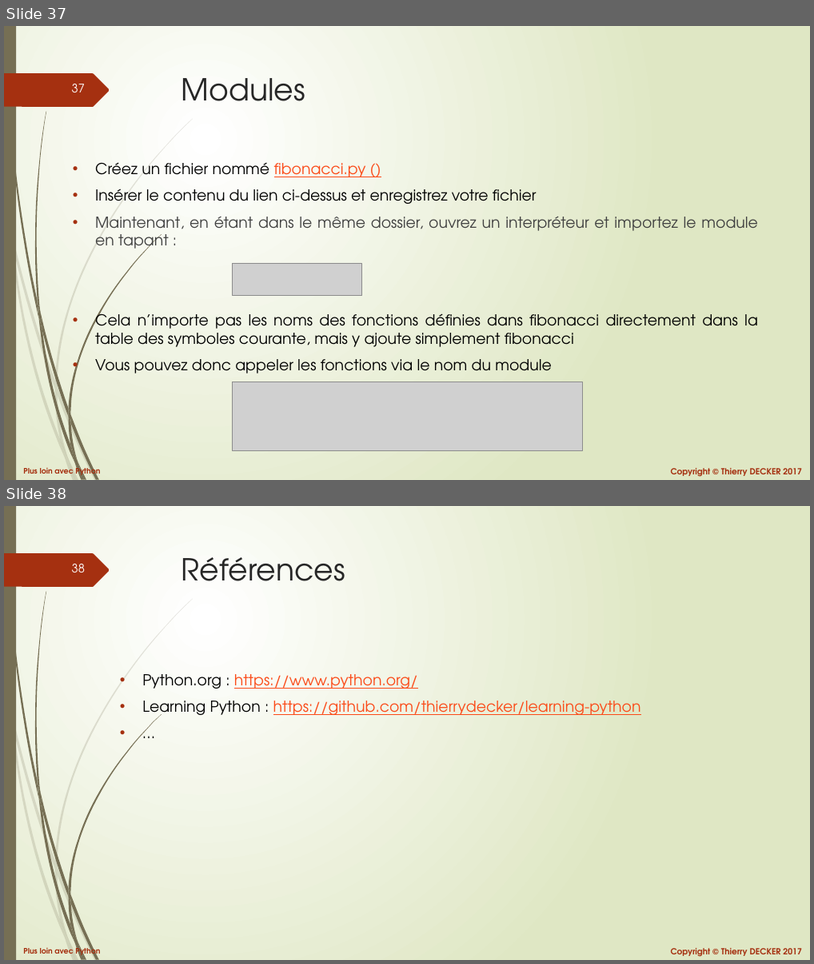
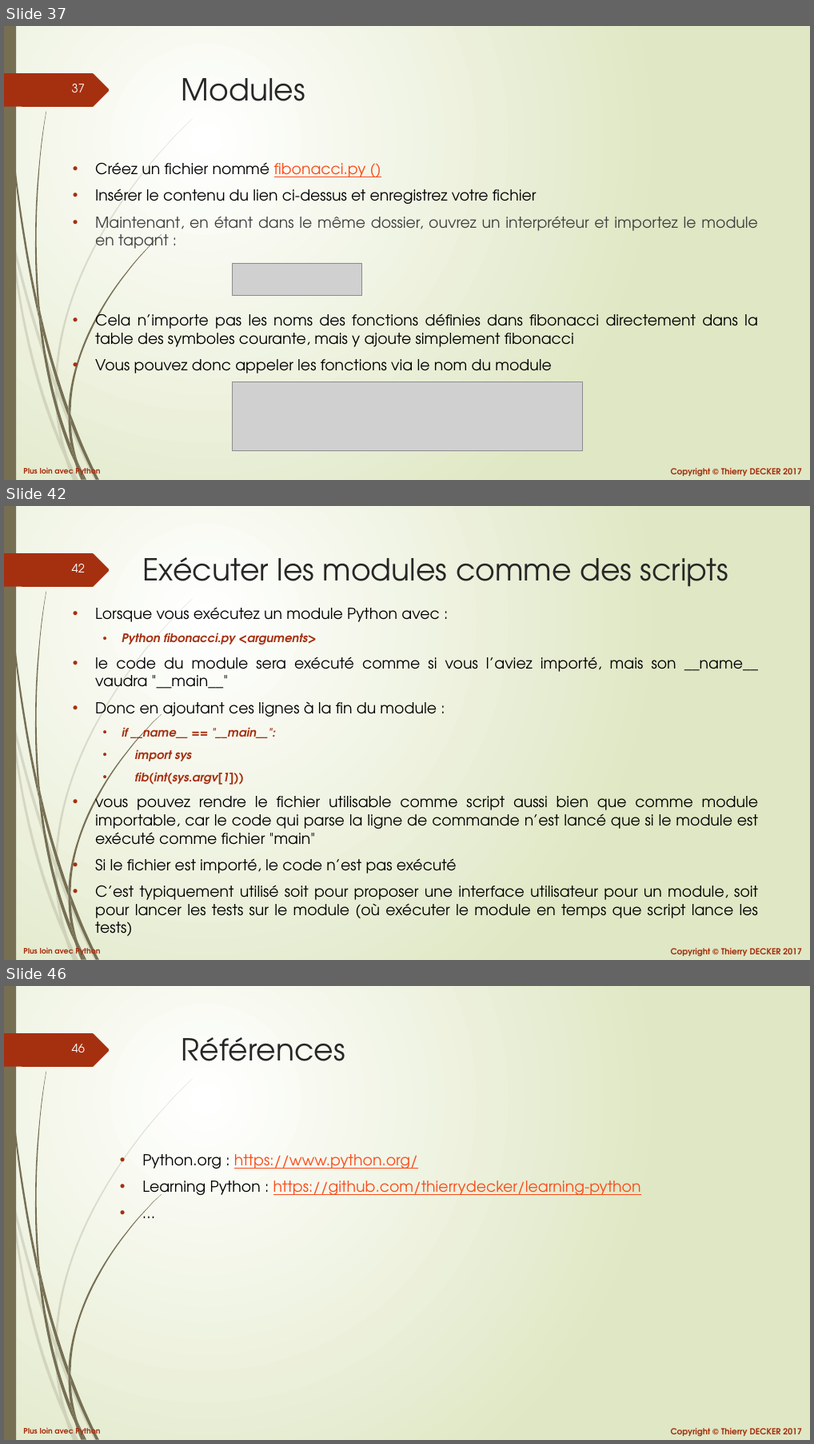
Before and after one commit to VikmanTheRacoon/learning-python, a slide deck: documentations/python-102.pptx. Shown one above the other, each under a label of ours: slides 37 and 38 before the commit, slides 37, 42 and 46 after it; the slides between them are not shown. The pictures are 814x964 and 814x1444 pixels, drawn with LibreOffice and Linux fonts; fonts in the diff are those of the drawing; grey boxes stand for pictures. Boxes give left, top, right and bottom in pixels: in the first picture for what was removed or moved away, otherwise in the second. Text is boxed around its words. In the diff, an @@ line names an element or a change of style, - is before the commit and + after.

```diff
--- a/documentations/python-102.pptx
+++ b/documentations/python-102.pptx
@@ slide 42 added at <box>4,506,810,960</box>, background gradient #FFFFFF to #DFE8C4; not listed: 27 template elements that a slide beside it also shows @@
@@ title added at <box>143,557,729,587</box>, 36 pt, text #262626 @@
+Exécuter les modules comme des scripts
@@ text added at <box>95,607,759,936</box>, 18 pt, text #000000 @@
+• Lorsque vous exécutez un module Python avec :
+  • Python fibonacci.py <arguments>
+• le code du module sera exécuté comme si vous l’aviez importé, mais son __name__ vaudra "__main__"
+• Donc en ajoutant ces lignes à la fin du module :
+  • if __name__ == "__main__":
+  • import sys
+  • fib(int(sys.argv[1]))
+• vous pouvez rendre le fichier utilisable comme script aussi bien que comme module importable, car le code qui parse la ligne de commande n’est lancé que si le module est exécuté comme fichier "main"
+• Si le fichier est importé, le code n’est pas exécuté
+• C’est typiquement utilisé soit pour proposer une interface utilisateur pour un module, soit pour lancer les tests sur le module (où exécuter le module en temps que script lance les tests)
@@ what was slide 38 is now slide 46 @@
@@ page number at <box>72,1044,85,1052</box>: text changed @@
-38
+46
```
Also in this commit, not shown: 7 other slides added, 1 other file.
